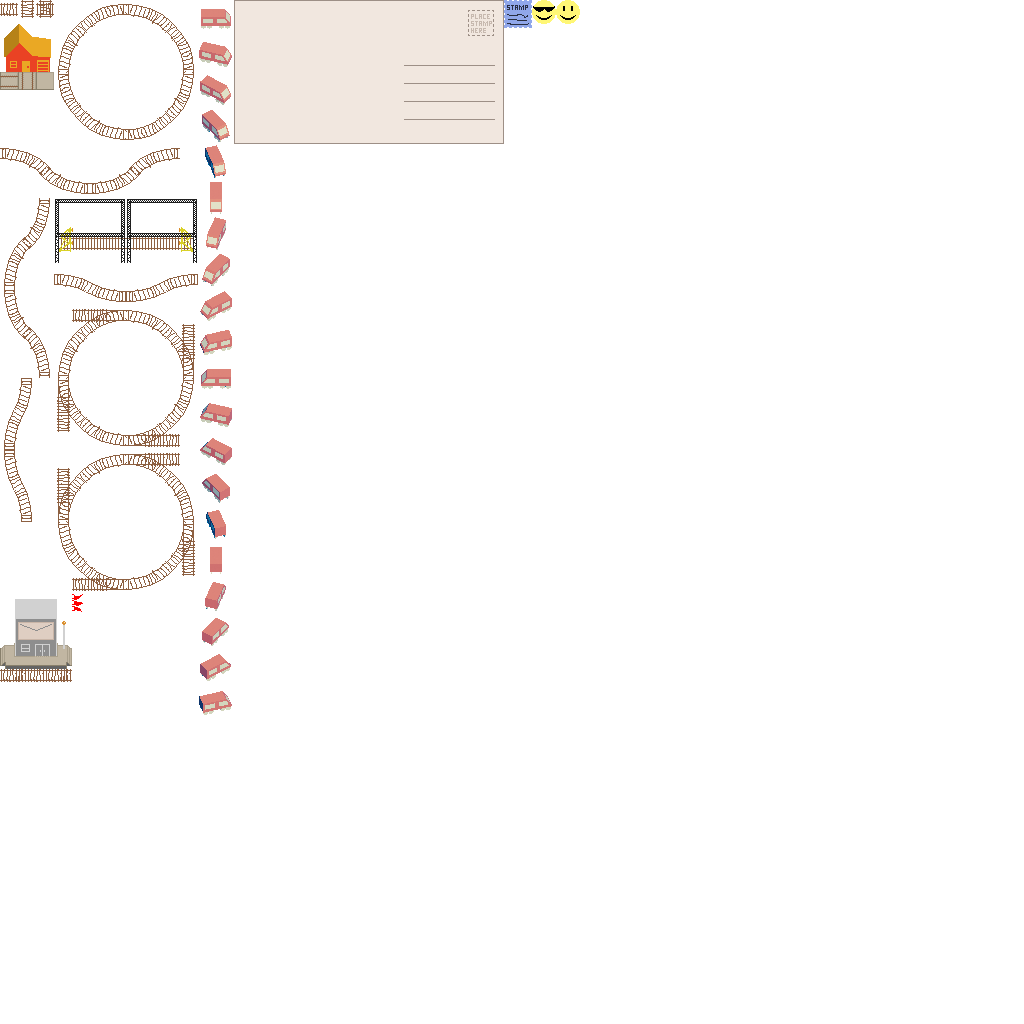
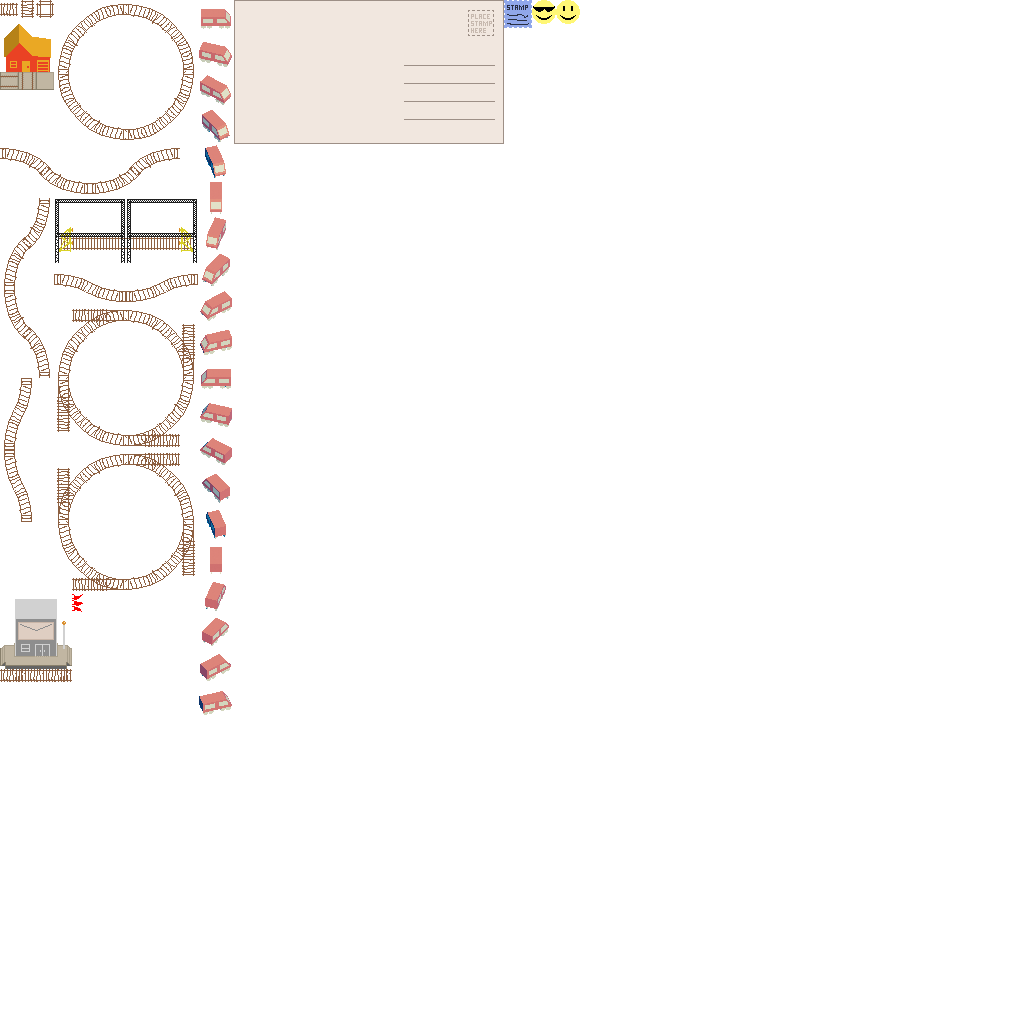
Two versions of the same layered image (w=1024, h=1024). Layer-by-layer changes:
painted on "base.png" over [41, 2, 50, 14]
